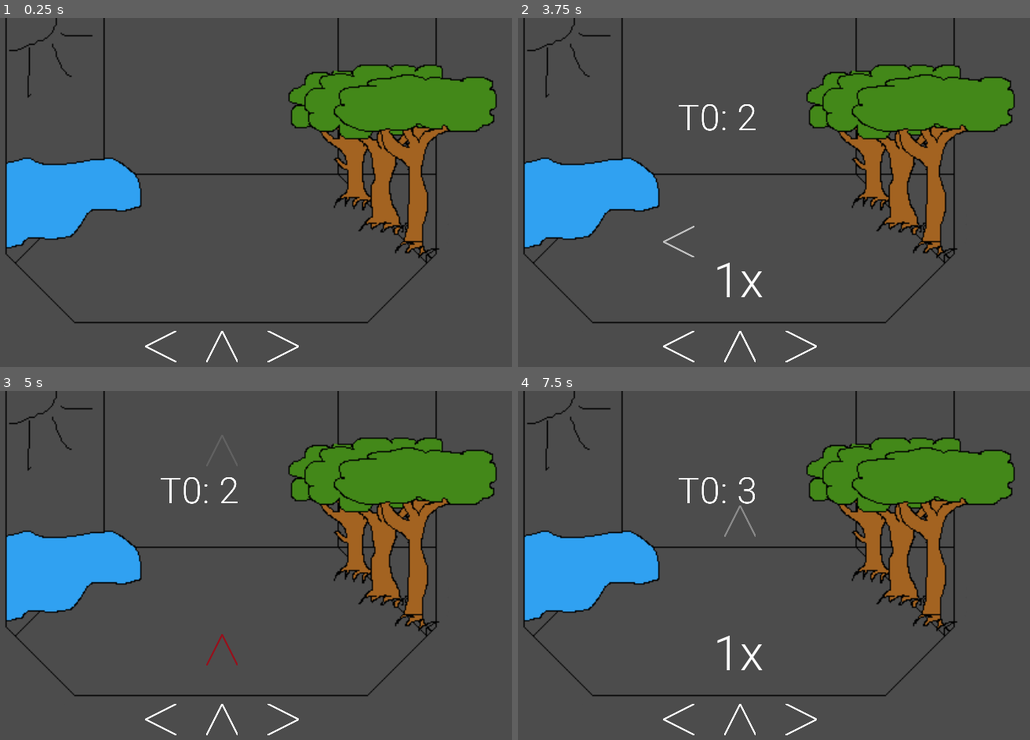
Above: before the commit, frames 1-4 (two rows, left to right).
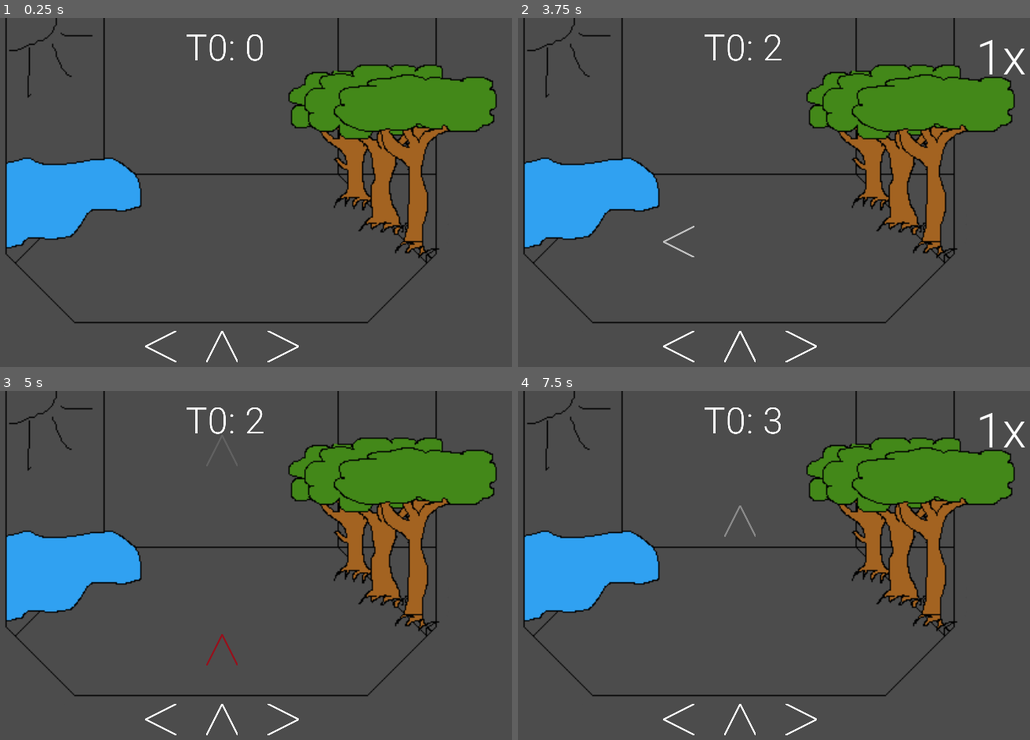
Above: after the commit, the same moments.

Repository: Sntx626/GameJam5
Game: Godot game, scene res://Scenes/MainScene.tscn
The game is run twice, just before and just after one commit, with the same random seed, the same clock (stepped at 60 frames per second) and the same inputs.
Inputs:
- Up to frame 1 (0.25 s): no input
- Up to frame 2 (3.75 s): tap Enter at 0.5 s; hold Right (A_right) 0.53-1.28 s; hold Left (A_left) 1.28-2.03 s; hold Right (A_right) 2.03-2.78 s; hold Up (A_up) 2.78-3.53 s; hold Left (A_left) from 3.53 s (still down)
- Up to frame 3 (5 s): keep holding Left (A_left)
- Up to frame 4 (7.5 s): release Left (A_left) at 5.78 s; hold Right (A_right) 5.78-6.53 s; hold Up (A_up) 6.53-7.28 s; hold Right (A_right) from 7.28 s (still down)

The runs differ from the first frame. In frame 1, 0.2% of the frame differs, in the area x 36-52%, y 4-13%; in frame 2, 0.8%; in frame 3, 0.4%; in frame 4, 0.8%, in the area x 31-100%, y 4-80%.

Commit message:
Added Combo and changed UI

Diff:
--- a/Scenes/MainScene.tscn
+++ b/Scenes/MainScene.tscn
@@ -16,6 +16,7 @@
 [node name="RythmGame" parent="." instance=ExtResource( 2 )]
 
 [node name="Klicker" parent="." instance=ExtResource( 3 )]
+position = Vector2( 0.561249, 0 )
 
 [node name="AudioStreamPlayer" type="AudioStreamPlayer" parent="."]
 stream = ExtResource( 5 )
--- a/Scenes/UI.tscn
+++ b/Scenes/UI.tscn
@@ -34,13 +34,13 @@
 texture = ExtResource( 1 )
 
 [node name="ComboLabel" type="Label" parent="UI"]
-margin_left = 204.5
-margin_top = 185.5
-margin_right = 305.5
-margin_bottom = 242.5
+margin_left = 418.5
+margin_top = 3.5
+margin_right = 519.5
+margin_bottom = 60.5
 size_flags_vertical = 5
 custom_fonts/font = SubResource( 2 )
-text = "Test"
+text = "1x"
 align = 1
 valign = 1
 __meta__ = {
--- a/Scenes/klicker.gd
+++ b/Scenes/klicker.gd
@@ -4,6 +4,7 @@
 var buyer = []
 
 func _ready():
+	add_to_currency(0, 0)
 	$Label.text = get_text()
 
 var sleep = 0
--- a/Scenes/klicker.tscn
+++ b/Scenes/klicker.tscn
@@ -17,15 +17,15 @@
 anchor_top = 0.5
 anchor_right = 0.5
 anchor_bottom = 0.5
-margin_left = 206.0
-margin_top = 64.0
-margin_right = 406.0
-margin_bottom = 135.0
+margin_left = 209.0
+margin_top = 7.0
+margin_right = 409.0
+margin_bottom = 78.0
 rect_scale = Vector2( 0.5, 0.5 )
 size_flags_vertical = 1
 custom_fonts/font = SubResource( 2 )
 text = "Punkte"
-valign = 1
+align = 1
 __meta__ = {
 "_edit_use_anchors_": false
 }
